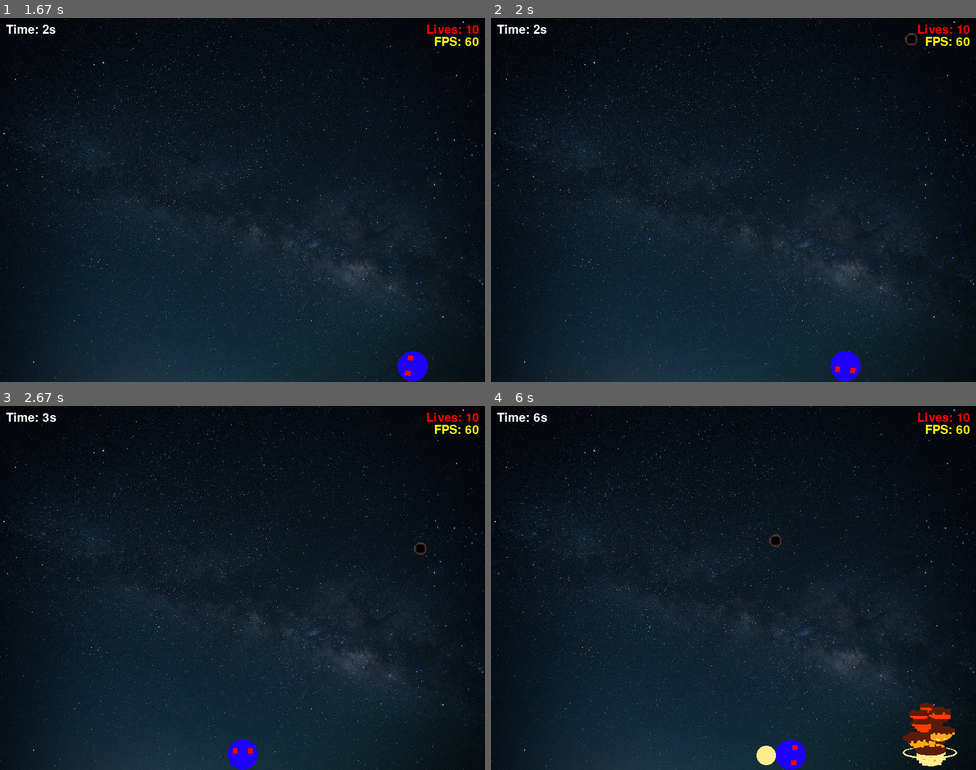
Above: before the commit, frames 1-4 (two rows, left to right).
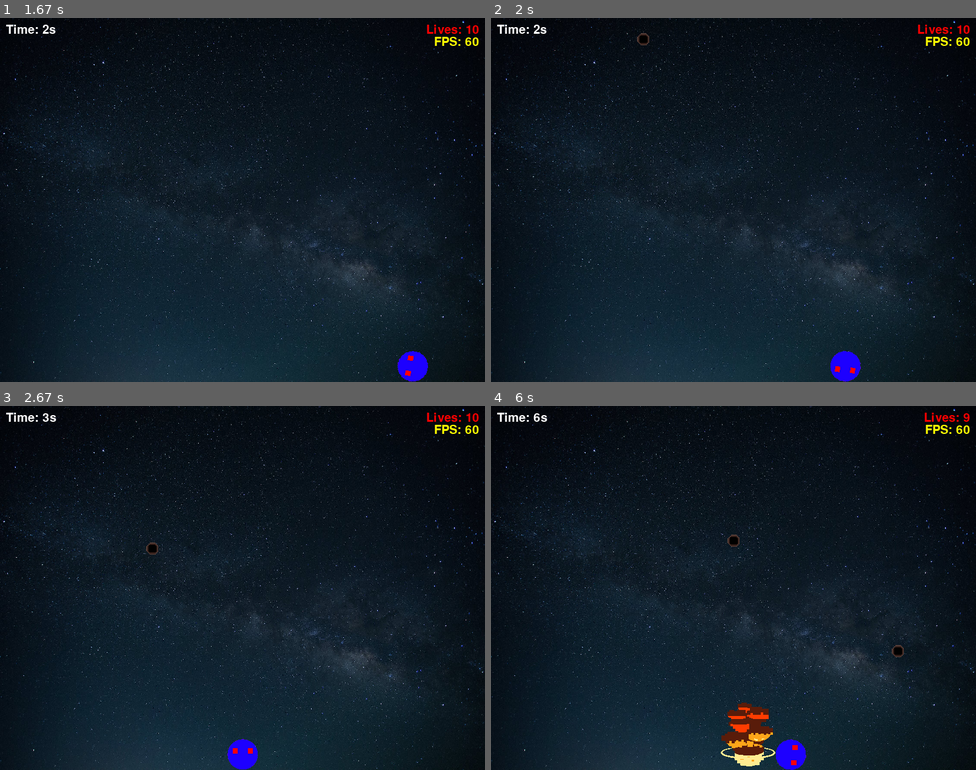
Above: after the commit, the same moments.

Repository: Oussecg/pygame-simple-game
Game: pygame game, started from main.py
Same seed, same stepped clock (60 frames per second), same inputs: the game is played once before the commit and once after it.
Inputs (mouse positions are in pixels of both pictures, inside the frame that each line leads up to):
- Up to frame 1 (1.67 s): click (242, 200) at 0.38 s; hold Right 0.67-1.13 s; hold Right 1.17-1.63 s
- Up to frame 2 (2 s): hold Left from 1.67 s (still down); tap D at 1.82 s
- Up to frame 3 (2.67 s): release Left at 2.2 s; hold Left 2.23-2.63 s
- Up to frame 4 (6 s): hold Right 2.67-3.3 s; hold Left 3.33-3.8 s; tap D at 3.48, 4.98 s; hold Right 3.83-4.3 s; hold Right 4.33-4.8 s; hold Left 4.83-5.37 s; hold Left 5.4-5.8 s; hold Right from 5.83 s (still down)

Frame 1 is identical in both runs. In frame 2, less than 0.1% of the frame differs, in the area x 30-88%, y 4-8%; in frame 3, 0.1%; in frame 4, 2.8%, in the area x 47-99%, y 1-99%.

Commit message:
We optimise the logic of adding the speed of rockets

Diff:
--- a/game.py
+++ b/game.py
@@ -1,5 +1,6 @@
 import pygame
 from player import Player
+from rockets import Rockets
 from rocket import Rocket
 from explosion import Explosion
 from time import time
@@ -20,13 +21,13 @@
         self.background = pygame.image.load("assets/images/bg.jpeg").convert()
         self.background = pygame.transform.scale(self.background, self.screen.get_size())
         self.player = Player()
-        self.rocket = Rocket(self.elapsed_time)
+        self.rockets = Rockets()
+        self.rocket_group = pygame.sprite.Group()
         self.explosion = Explosion()
         self.text = self.font.render(f'Time: {self.elapsed_time}s', True, (255, 255, 255))
         self.live_text = self.font.render(f"Lives: {self.player.lives}", True, "white")
         self.fps_text = self.font.render(f"FPS: {self.clock.get_fps()}", True, "yellow")
         self.fps = 60
-        self.rockets = pygame.sprite.Group()
         self.start_button = pygame.image.load("assets/images/start.png").convert()
         self.start_button = pygame.transform.scale(self.start_button, (200, 100))
         self.start_button_x = (pygame.display.get_surface().get_width() - self.start_button.get_width()) // 2
@@ -47,27 +48,26 @@
             self.text = self.font.render(f'Time: {self.elapsed_time // 1000}s', True, (255, 255, 255))
             self.live_text = self.font.render(f"Lives: {self.player.lives}", True, "red")
             self.fps_text = self.font.render(f"FPS: {round(self.clock.get_fps())}", True, "yellow")
-            # todo : Optimize the logic of adding rocket !
             add_speed = self.elapsed_time / 200000
             max_add_speed = min(add_speed, 0.5)
             if self.count + max_add_speed <= self.max_rockets:
                 self.count += max_add_speed
 
-            for _ in range(round(self.count) - len(self.rockets)):
-                self.rockets.add(Rocket(self.elapsed_time))
+            for _ in range(round(self.count) - len(self.rocket_group)):
+                self.rocket_group.add(Rocket())
 
-            for rocket in self.rockets:
+            for rocket in self.rocket_group:
                 rocket.update()
                 if rocket.rect.bottom >= pygame.display.get_surface().get_height():
                     self.count -= 1
                     explosion = Explosion()
                     explosion.play_sound()
                     explosion.rect.x, explosion.rect.y = rocket.rect.x, rocket.rect.bottom - explosion.rect.height
-                    self.rockets.remove(rocket)
+                    self.rocket_group.remove(rocket)
                     self.explosions.add(explosion)
                 elif rocket.rect.colliderect(self.player.rect):
                     self.player.lives -= 1
-                    self.rockets.remove(rocket)
+                    self.rocket_group.remove(rocket)
                     self.count -= 1
                     self.player.time = time()
                     self.player.animation_damage()
@@ -102,7 +102,7 @@
             self.screen.blit(self.text, (10, 10))
             self.screen.blit(self.live_text, (pygame.display.get_surface().get_width() - (self.live_text.get_width() + 10), 10))
             self.screen.blit(self.fps_text, (pygame.display.get_surface().get_width() - (self.fps_text.get_width() + 10), (self.live_text.get_height() + 10)))
-            self.rockets.draw(self.screen)
+            self.rocket_group.draw(self.screen)
             self.explosions.draw(self.screen)
             self.clock.tick(self.fps)
         elif not self.game_started and not self.game_finished:
--- a/rocket.py
+++ b/rocket.py
@@ -1,21 +1,16 @@
 import pygame
+from rockets import Rockets
 from random import randint
-from time import time
 
-class Rocket(pygame.sprite.Sprite):
-    def __init__(self, elapsed_time = ""):
-        super().__init__()
-        self.elapsed_time = elapsed_time
-        self.current_time = self.elapsed_time
-        self.max_speed = 9
-        self.min_speed = 3
-        self.origin_img = pygame.image.load('assets/images/meteor.png').convert_alpha()
-        self.origin_img = pygame.transform.scale(self.origin_img, (20, 20))
+class Rocket(pygame.sprite.Sprite, Rockets):
+    def __init__(self):
+        pygame.sprite.Sprite.__init__(self)
+        Rockets.__init__(self)
         self.image = self.origin_img
         self.positionX = randint(0, pygame.display.get_surface().get_width() - self.image.get_width())
         self.positionY = -self.origin_img.get_height()
         self.rect = self.image.get_rect(topleft=(self.positionX, self.positionY))
-        self.add_speed()
+        self.max_speed, self.min_speed = self.add_speed()
         self.y_speed = randint(round(self.min_speed), round(self.max_speed))
         self.velocity = [0, self.y_speed]
         self.on_move = True
@@ -26,19 +21,3 @@
 
     def update(self):
         self.move()
-        #print(self.max_speed, self.min_speed, self.y_speed)
-
-    def add_speed(self):
-        add_speed = self.elapsed_time / 10000
-        if 20 >= self.max_speed + add_speed:
-            if time() - self.current_time >= 5:
-                self.current_time = time()
-                self.max_speed += add_speed
-                self.min_speed += add_speed
-        else:
-            self.max_speed = 20
-            if self.min_speed + add_speed <= self.max_speed:
-                self.min_speed += add_speed
-            else:
-                self.min_speed = 20
-        print(add_speed, self.max_speed, self.min_speed)
--- /dev/null
+++ b/rockets.py
@@ -0,0 +1,38 @@
+import pygame
+from time import time
+
+class Rockets:
+    max_max_speed = 15
+    max_rocket_speed = 9
+    min_rocket_speed = 3
+    start_time = time()
+    is_max_speed = False
+    def __init__(self):
+        self.current_time = Rockets.start_time
+        self.origin_img = pygame.image.load('assets/images/meteor.png').convert_alpha()
+        self.origin_img = pygame.transform.scale(self.origin_img, (20, 20))
+
+    # todo: add a variable is_max_speed that will increase the speed of the player
+    def add_speed(self):
+        complete = False
+        max_speed = self.max_rocket_speed
+        min_speed = self.min_rocket_speed
+        self.elapsed_time = time() - self.start_time
+        add_speed = self.elapsed_time / 1000
+        if self.max_max_speed >= max_speed + add_speed:
+            if time() - self.current_time >= 5:
+                self.current_time = time()
+                max_speed += add_speed
+                min_speed += add_speed
+        else:
+            max_speed = self.max_max_speed
+            if time() - self.current_time >= 5 and complete == False:
+                self.current_time = time()
+                if min_speed + add_speed <= max_speed:
+                    min_speed += add_speed
+                else:
+                    min_speed = self.max_max_speed
+                    complete = True
+        Rockets.max_rocket_speed = max_speed
+        Rockets.min_rocket_speed = min_speed
+        return max_speed, min_speed
